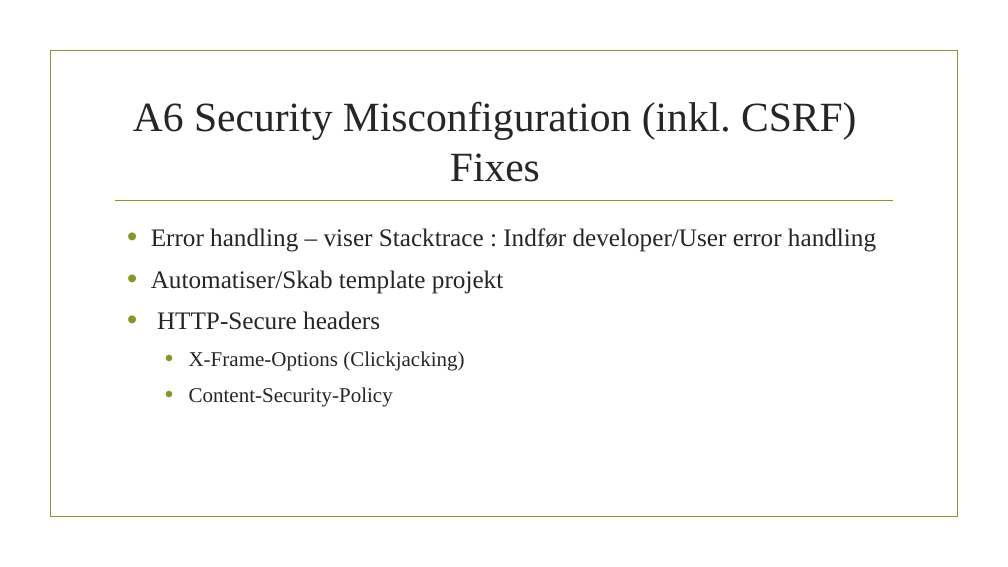
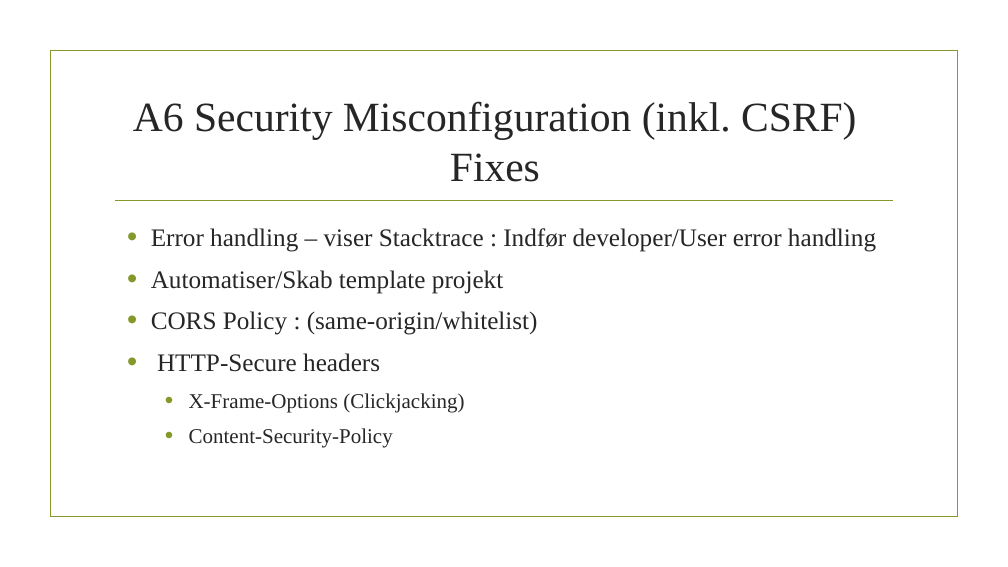
Before and after one commit to mathiasnielsen0/ITITS, a slide deck: slide 5 of Powerpoints/Spoergsmaal5.pptx. Drawn at 1008x567 pixels with LibreOffice and Linux fonts; fonts in the diff are those of the drawing; background and template pictures are left out. Boxes give left, top, right and bottom in pixels: in the first picture for what was removed or moved away, otherwise in the second. Text is boxed around its words. In the diff, an @@ line names an element or a change of style, - is before the commit and + after.

```diff
--- a/Powerpoints/Spoergsmaal5.pptx
+++ b/Powerpoints/Spoergsmaal5.pptx
@@ text at (151,311,538,335): paragraph added @@
+• CORS Policy : (same-origin/whitelist)
```
Also in this commit, not shown: 3 other slides changed, 4 other files.
